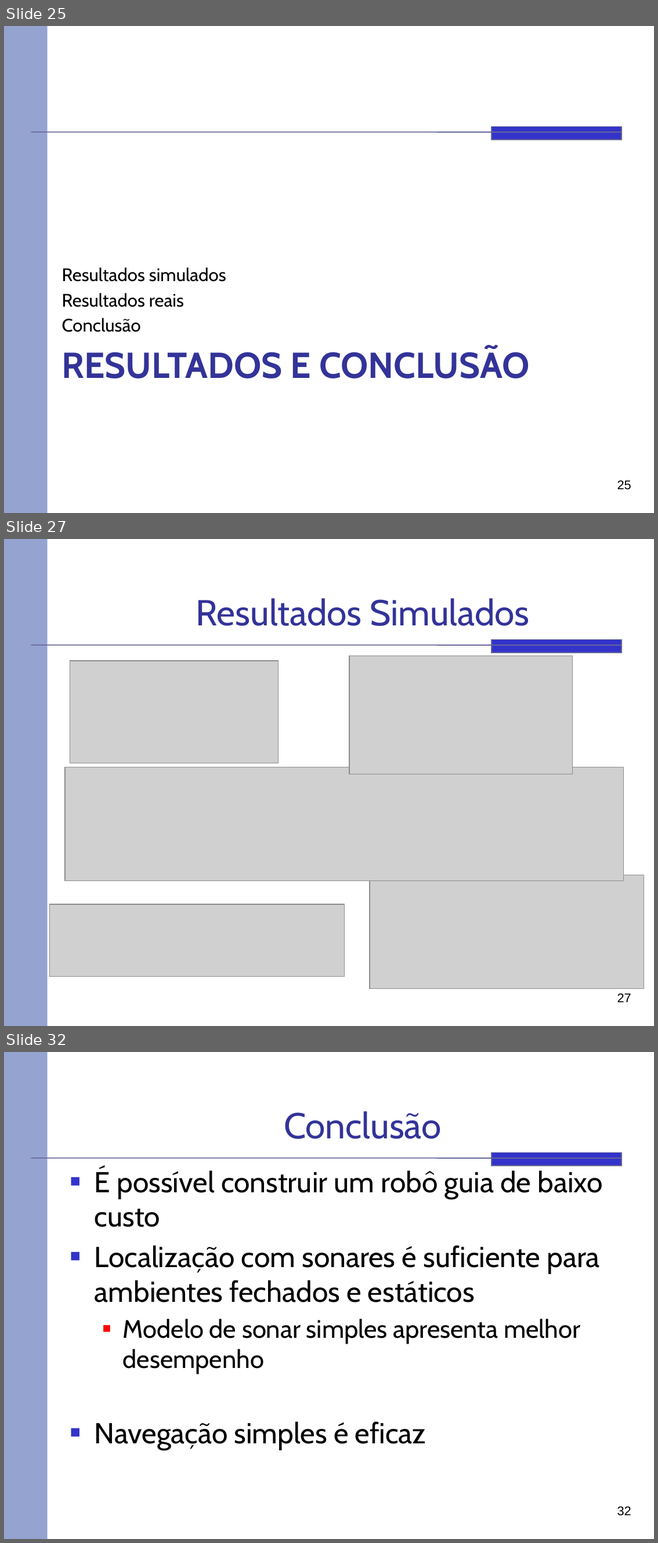
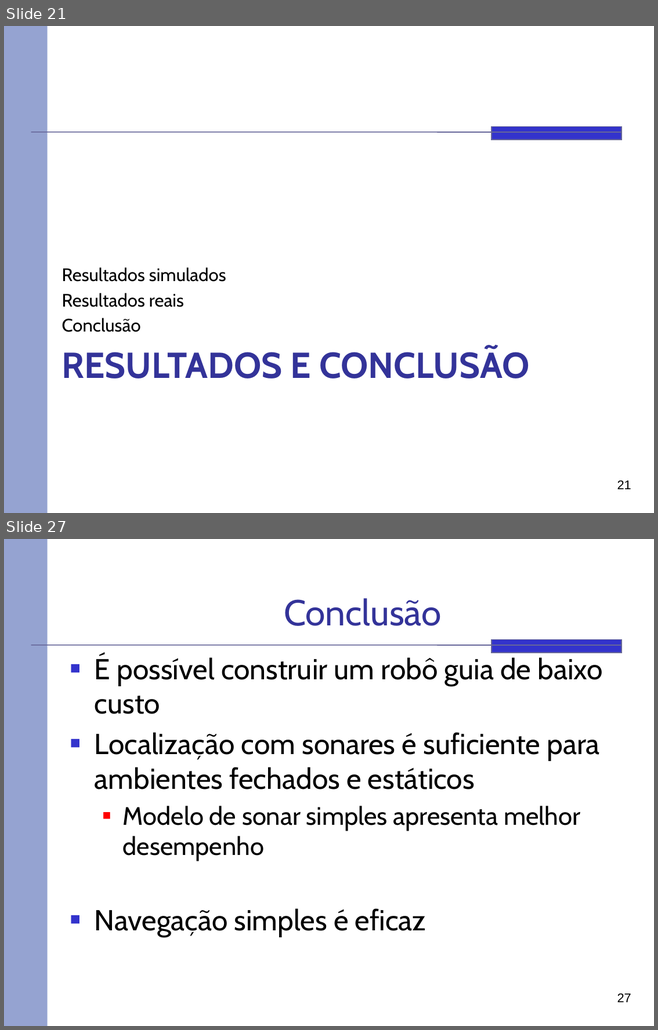
Before and after one commit to rafaelhdr/tccsauron, a slide deck: docs/Apresentação.pptx. Shown one above the other, each under a label of ours: slides 25, 27 and 32 before the commit, slides 21 and 27 after it; the slides between them are not shown. The pictures are 658x1543 and 658x1030 pixels, drawn with LibreOffice and Linux fonts; fonts in the diff are those of the drawing; grey boxes stand for pictures. Boxes give left, top, right and bottom in pixels: in the first picture for what was removed or moved away, otherwise in the second. Text is boxed around its words. In the diff, an @@ line names an element or a change of style, - is before the commit and + after.

```diff
--- a/docs/Apresentação.pptx
+++ b/docs/Apresentação.pptx
@@ slide 27 removed at bbox=[4, 539, 654, 1026], background #FFFFFF; not listed: 3 template elements that a slide beside it also shows @@
@@ title removed at bbox=[196, 598, 529, 626] @@
-Resultados Simulados
@@ picture removed at bbox=[70, 660, 278, 763] @@
@@ picture removed at bbox=[349, 656, 572, 774] @@
@@ picture removed at bbox=[65, 768, 623, 881] @@
@@ picture removed at bbox=[370, 875, 644, 989] @@
@@ picture removed at bbox=[49, 905, 344, 977] @@
@@ page number removed at bbox=[617, 993, 631, 1002] @@
-27
@@ what was slide 25 is now slide 21 @@
@@ page number at bbox=[617, 480, 631, 489]: text changed @@
-25
+21
@@ what was slide 32 is now slide 27 @@
@@ page number at bbox=[617, 993, 631, 1002]: text changed @@
-32
+27
```
Also in this commit, not shown: 14 slides changed, 1 slide added, 5 other slides removed.
